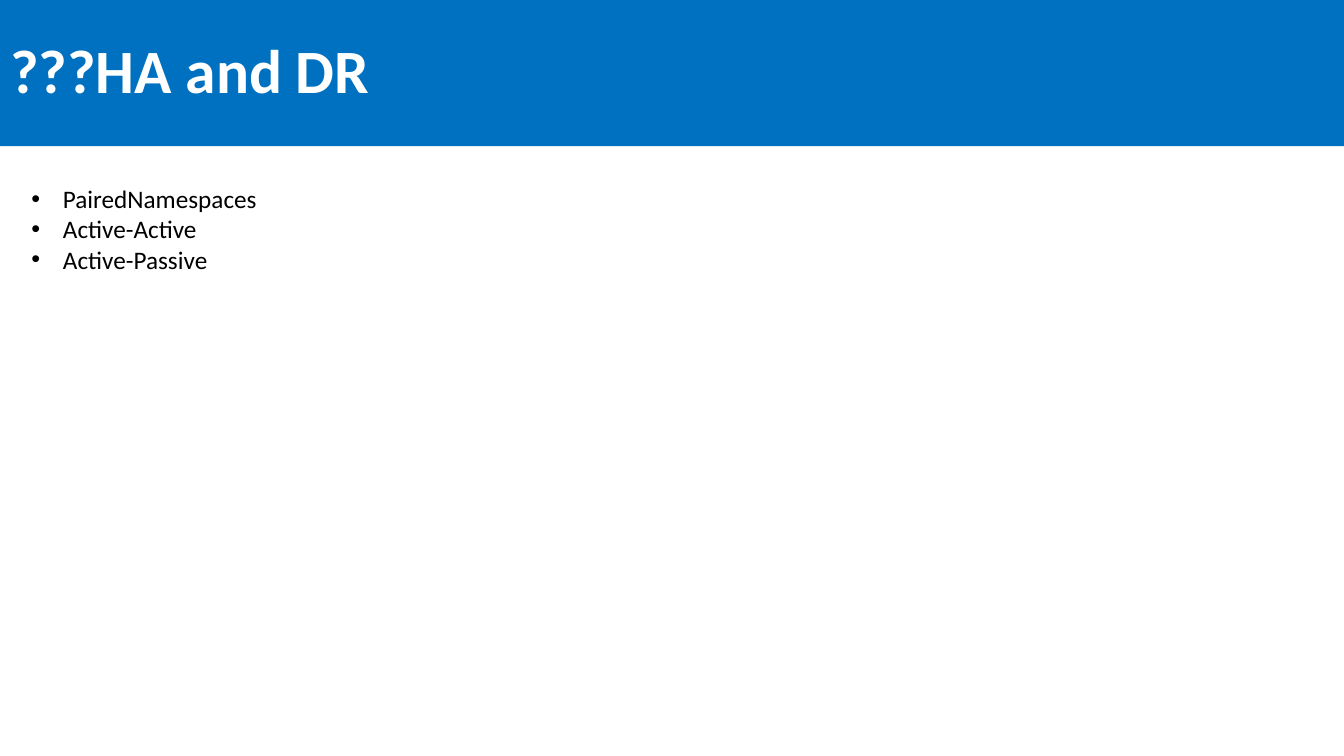
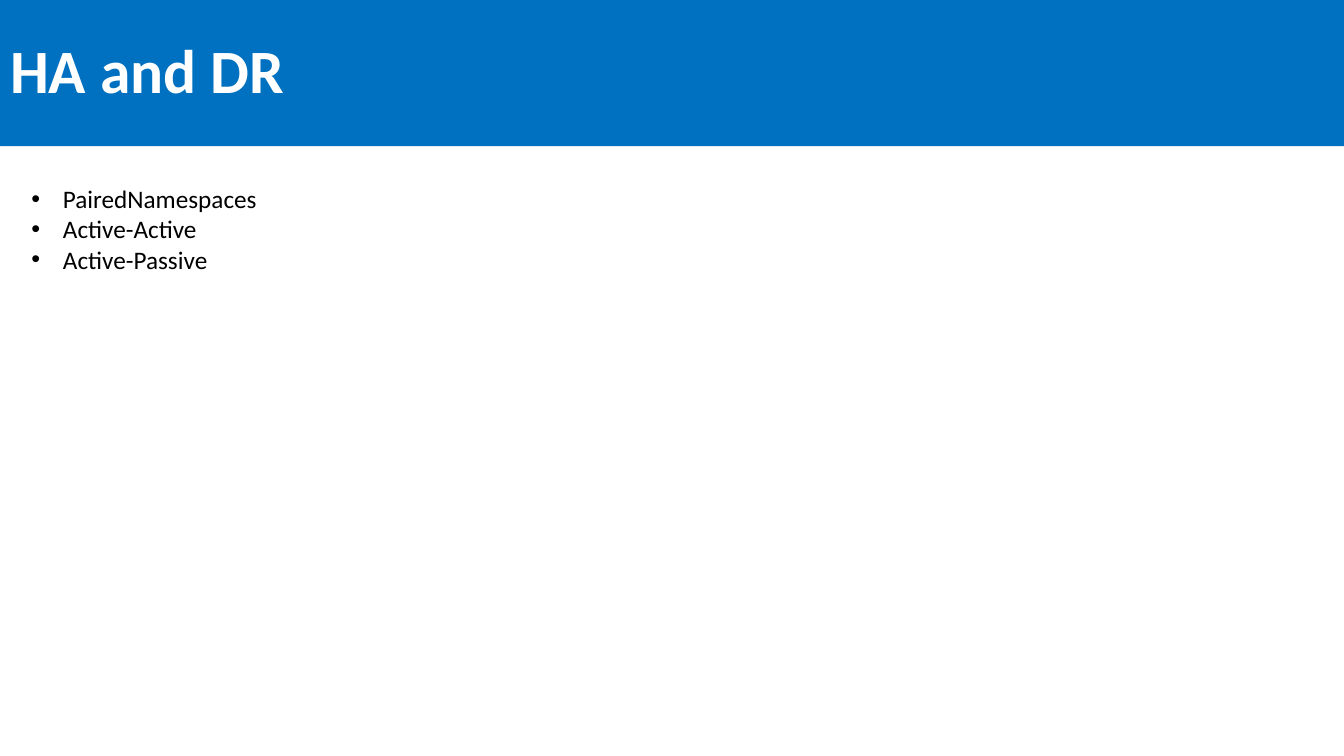
Before and after one commit to SeanFeldman/ASB-AustinAzure, a slide deck: slide 25 of Azure Service Bus Austin Azure usergroup 2016-09-08.pptx (slide 24 before the commit). Drawn at 1344x756 pixels with LibreOffice and Linux fonts; fonts in the diff are those of the drawing. Boxes give left, top, right and bottom in pixels: in the first picture for what was removed or moved away, otherwise in the second. Text is boxed around its words. In the diff, an @@ line names an element or a change of style, - is before the commit and + after.

```diff
--- a/Azure Service Bus Austin Azure usergroup 2016-09-08.pptx
+++ b/Azure Service Bus Austin Azure usergroup 2016-09-08.pptx
@@ title at bbox=[10, 49, 283, 94]: text changed @@
-???HA and DR
+HA and DR
```
Also in this commit, not shown: 10 other slides changed, 3 slides added, 2 slides removed, 3 other files.
